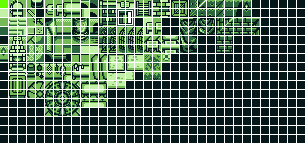
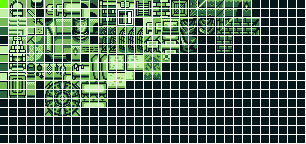
Layer changes from the first (306, 144) image to the second:
painted on "castle.png" over [0, 18, 179, 98]
